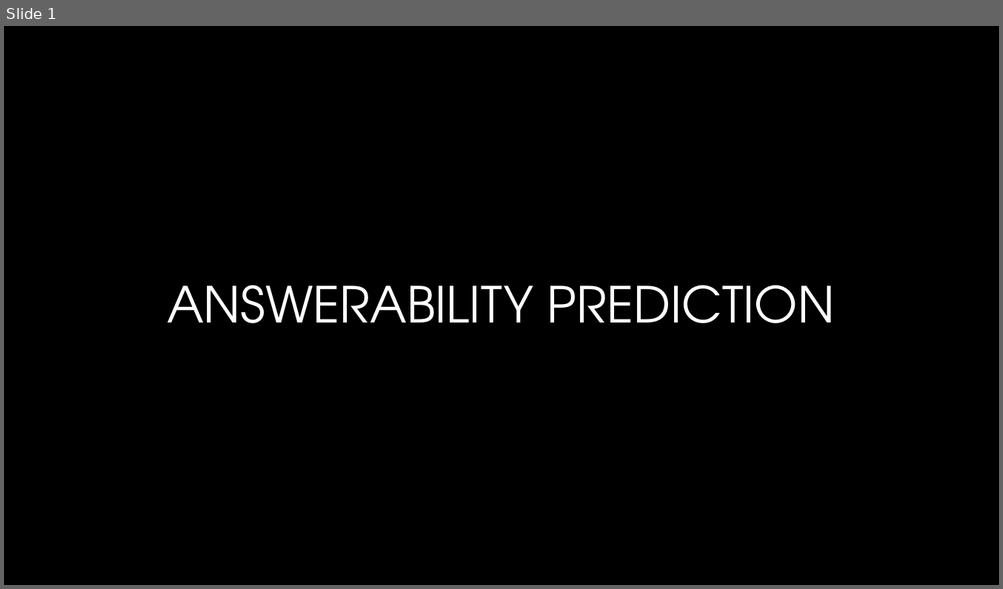
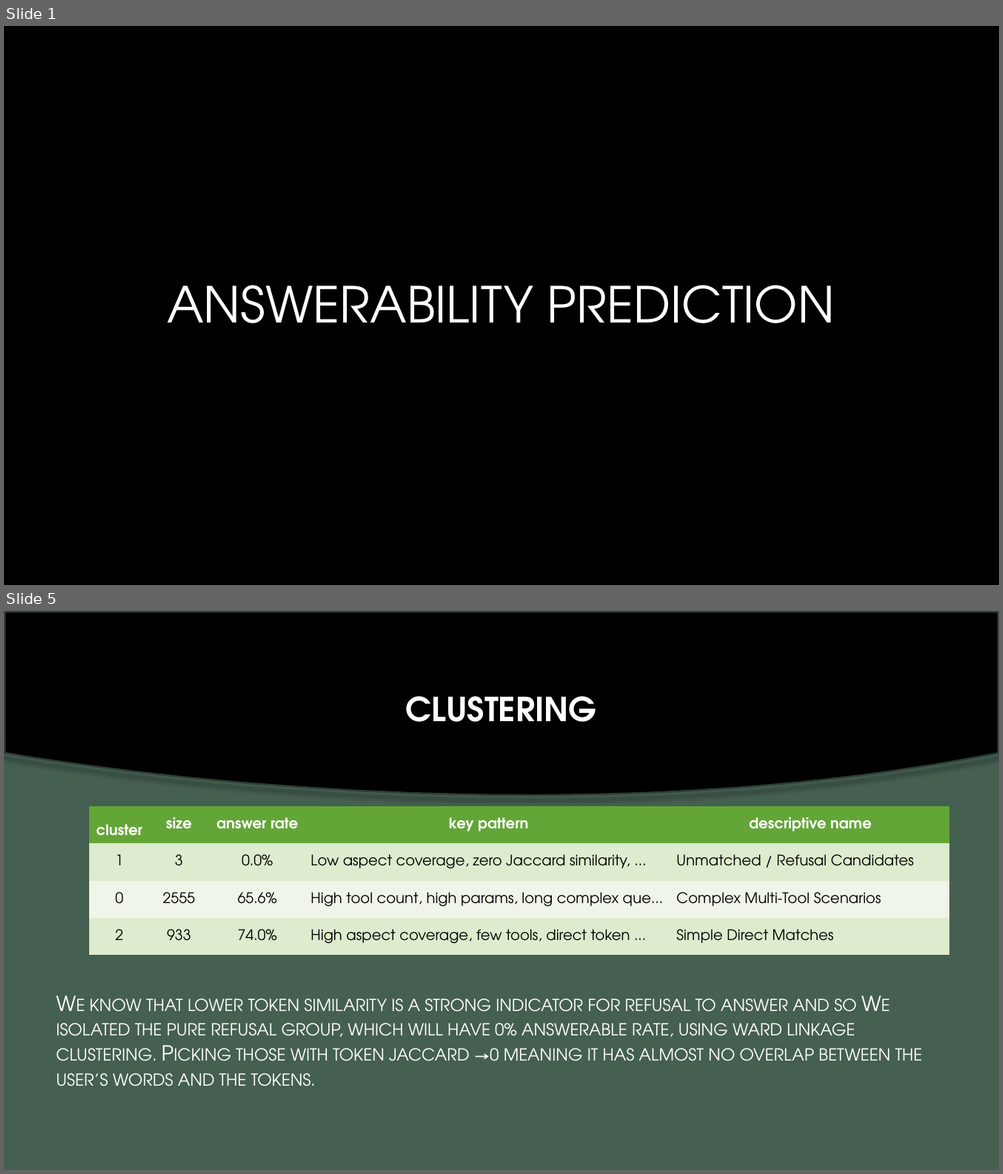
Before and after one commit to lanashmuz/machine_learning_exe1, a slide deck: exe2/presentation.pptx. Shown one above the other, each under a label of ours: slide 1 before the commit, slides 1 and 5 after it; the slides between them are not shown. The pictures are 1003x589 and 1003x1174 pixels, drawn with LibreOffice and Linux fonts; fonts in the diff are those of the drawing; background and template pictures are left out. Boxes give left, top, right and bottom in pixels: in the first picture for what was removed or moved away, otherwise in the second. Text is boxed around its words. In the diff, an @@ line names an element or a change of style, - is before the commit and + after.

```diff
--- a/exe2/presentation.pptx
+++ b/exe2/presentation.pptx
@@ slide 5 added at (4, 611, 999, 1170), background picture (left out) @@
@@ rectangle added at (4, 611, 999, 1170), fill #455F51 @@
@@ freeform shape added at (4, 611, 999, 796), fill #000000, outline #34473D 3.5 pt @@
@@ title added at (406, 696, 597, 722), 32 pt, text gradient #FFFFFF to #A6A6A6, bold @@
+CLUSTERING
@@ table added at (90, 806, 949, 958), 4 rows, 5 columns @@
+cluster | size | answer rate | key pattern | descriptive name
+1 | 3 | 0.0% | Low aspect coverage, zero Jaccard similarity, ... | Unmatched / Refusal Candidates
+0 | 2555 | 65.6% | High tool count, high params, long complex que... | Complex Multi-Tool Scenarios
+2 | 933 | 74.0% | High aspect coverage, few tools, direct token ... | Simple Direct Matches
@@ text added at (56, 999, 922, 1087), 20 pt, text gradient #FFFFFF to #BFBFBF, small capitals @@
+We know that lower token similarity is a strong indicator for refusal to answer and so We isolated the pure refusal group, which will have 0% answerable rate, using ward linkage clustering. Picking those with token jaccard →0 meaning it has almost no overlap between the user’s words and the tokens.
```
Also in this commit, not shown: 2 slides changed, 2 other slides added.
